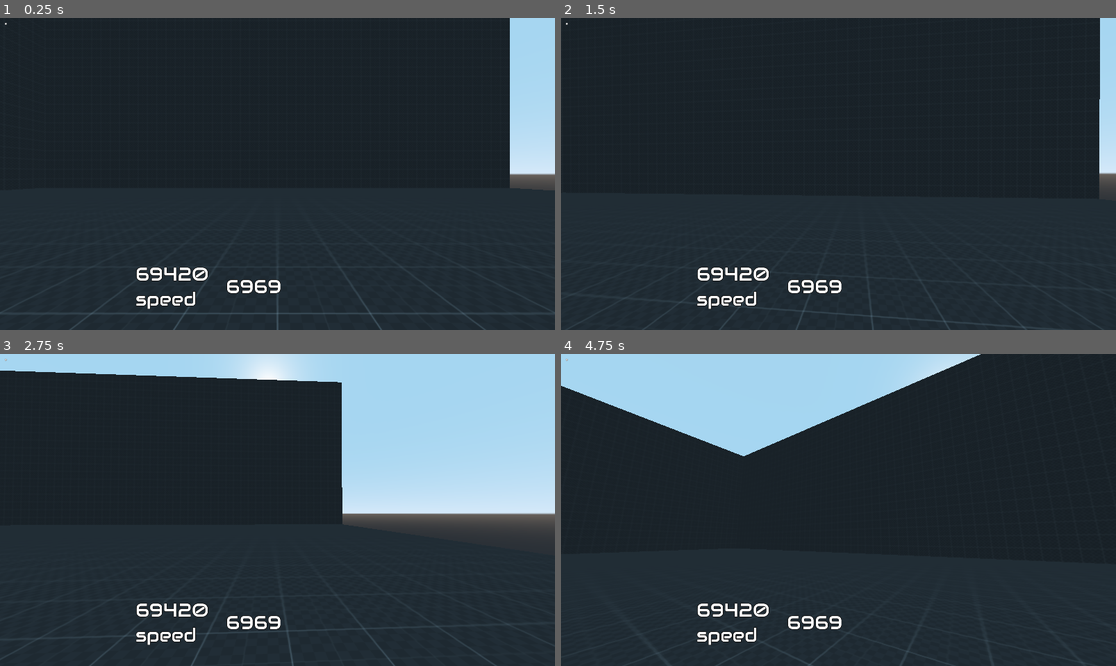
Above: before the commit, frames 1-4 (two rows, left to right).
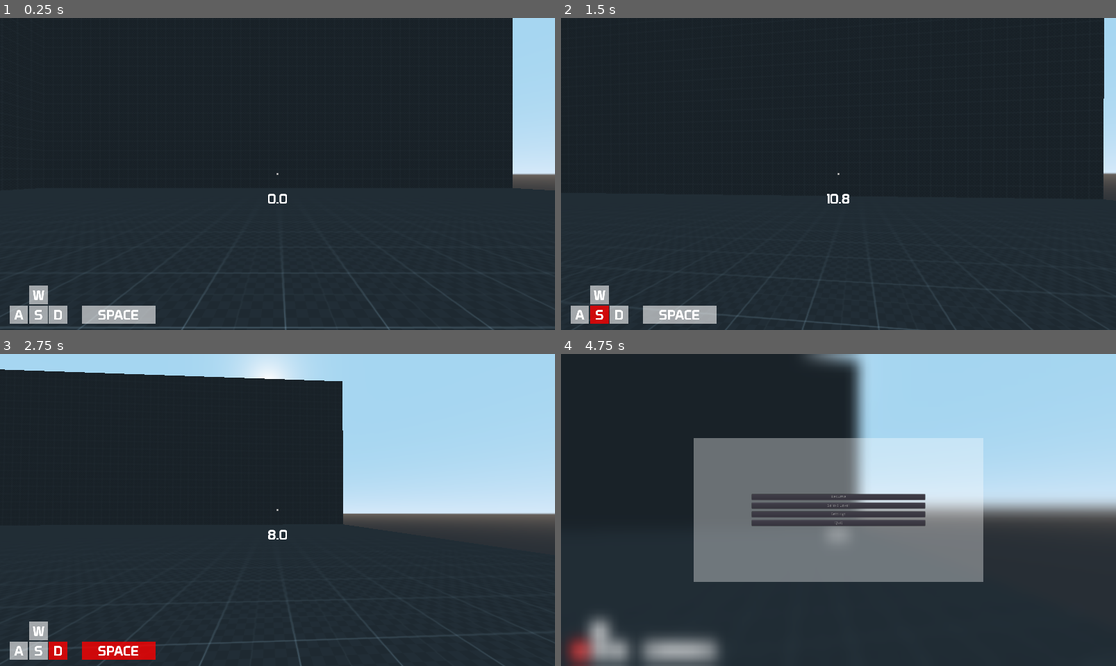
Above: after the commit, the same moments.

Repository: 2nafish117/bunnyhop
Game: Godot game, scene res://Src/Maps/Main.tscn
The game is run twice, just before and just after one commit, with the same random seed, the same clock (stepped at 60 frames per second) and the same inputs. The engine's default icon, where the game draws it, is replaced by a stand-in: a white triangle on a blue panel in a dark square.
Inputs (mouse positions are in pixels of both pictures, inside the frame that each line leads up to):
- Up to frame 1 (0.25 s): no input
- Up to frame 2 (1.5 s): tap Enter at 0.5 s; move the mouse to (866, 174) at 0.52 s; hold D (move_right) 0.53-1.28 s; hold W (move_front) 0.53-1.28 s; tap Space (action_jump) at 0.77, 0.8, 1.07, 1.35 s; move the mouse to (810, 174) at 1.27 s; hold S (move_back) from 1.28 s (still down)
- Up to frame 3 (2.75 s): tap Space (action_jump) at 1.52, 1.82 s; tap W (move_front) at 1.55 s; move the mouse to (288, 503) at 2.02 s; release S (move_back) at 2.03 s; hold D (move_right) from 2.03 s (still down); hold Space (action_jump) from 2.03 s (still down); tap E (action_interact) at 2.1 s
- Up to frame 4 (4.75 s): move the mouse to (832, 516) at 2.77 s; release Space (action_jump) at 2.78 s; click (832, 516) at 2.85 s; tap Space (action_jump) at 3.02, 3.32, 3.77, 3.8, 4.07, 4.52 s; tap W (move_front) at 3.05, 4.35 s; move the mouse to (877, 513) at 3.52 s; release D (move_right) at 3.53 s; hold Right mouse button (fire_secondary) 3.53-4.28 s; hold A (move_left) from 3.53 s (still down); tap Escape (ui_cancel) at 4.15 s; move the mouse to (672, 463) at 4.27 s

The runs differ from the first frame. In frame 1, 3.5% of the frame differs, in the area x 0-100%, y 0-100%; in frame 2, 3.2%; in frame 3, 3.2%; in frame 4, 58%.

Commit message:
add hud and menus

Diff:
--- a/Src/Autoloads/Dbg/DbgDraw.gd
+++ b/Src/Autoloads/Dbg/DbgDraw.gd
@@ -8,18 +8,18 @@
 	var color: Color
 	var width: float
 
-	func _init(from: Vector3, to: Vector3, color: Color, width: float) -> void:
-		self.from = from
-		self.to = to
-		self.color = color
-		self.width = width
+	func _init(_from: Vector3, _to: Vector3, _color: Color, _width: float) -> void:
+		self.from = _from
+		self.to = _to
+		self.color = _color
+		self.width = _width
 
 #func draw_line_interpolated(from: Vector3, to: Vector3, color: Color = Color(1.0, 0.0, 0.0, 1.0), width: float = 0.025)
 
 func draw_line(from: Vector3, to: Vector3, color: Color = Color(1.0, 0.0, 0.0, 1.0), width: float = 0.025):
 	lines.append(Line.new(from, to, color, width))
 
-func _process(delta: float) -> void:
+func _process(_delta: float) -> void:
 	clear()
 
 	for line in lines:
--- a/Src/Autoloads/PauseMenuTemporary/Blur.gd
+++ b/Src/Autoloads/PauseMenuTemporary/Blur.gd
@@ -6,5 +6,5 @@
 func blur(_darken_value: float, blur_value: float, duration: float):
 	$Tween.interpolate_property(get_material(), "shader_param/amount", null, blur_value, duration, Tween.TRANS_LINEAR, Tween.EASE_OUT)
 	$Tween.start()
-	# $Tween2.interpolate_property(self, "self_modulate", null, Color(darken_value, darken_value, darken_value), duration, Tween.TRANS_LINEAR, Tween.EASE_OUT)
-	# $Tween2.start()
+	#$Tween2.interpolate_property(self, "self_modulate", null, Color(darken_value, darken_value, darken_value), duration, Tween.TRANS_LINEAR, Tween.EASE_OUT)
+	#$Tween2.start()
--- a/Src/Autoloads/PauseMenuTemporary/LevelSelectMenu.tscn
+++ b/Src/Autoloads/PauseMenuTemporary/LevelSelectMenu.tscn
@@ -1,7 +1,5 @@
-[gd_scene load_steps=5 format=2]
+[gd_scene load_steps=3 format=2]
 
-[ext_resource path="res://Src/Maps/Arena1.tscn" type="PackedScene" id=1]
-[ext_resource path="res://Src/Maps/Arena2.tscn" type="PackedScene" id=2]
 [ext_resource path="res://Src/Autoloads/PauseMenuTemporary/LevelButton.tscn" type="PackedScene" id=3]
 [ext_resource path="res://Src/Autoloads/PauseMenuTemporary/LevelSelectMenu.gd" type="Script" id=4]
 
@@ -52,14 +50,12 @@
 [node name="Button" parent="VBoxContainer/Levels" instance=ExtResource( 3 )]
 margin_right = 600.0
 text = "Arena1"
-scene = ExtResource( 1 )
 
 [node name="Button2" parent="VBoxContainer/Levels" instance=ExtResource( 3 )]
 margin_top = 30.0
 margin_right = 600.0
 margin_bottom = 50.0
 text = "Arena2"
-scene = ExtResource( 2 )
 
 [node name="Back" type="Button" parent="VBoxContainer"]
 margin_left = 279.0
--- a/Src/Autoloads/PauseMenuTemporary/MainMenu.tscn
+++ b/Src/Autoloads/PauseMenuTemporary/MainMenu.tscn
@@ -61,6 +61,7 @@
 __meta__ = {
 "_edit_use_anchors_": false
 }
+
 [connection signal="pressed" from="VBoxContainer/Resume" to="." method="_on_Resume_pressed"]
 [connection signal="pressed" from="VBoxContainer/Select Level" to="." method="_on_Select_Level_pressed"]
 [connection signal="pressed" from="VBoxContainer/Settings" to="." method="_on_Settings_pressed"]
--- a/Src/Autoloads/PauseMenuTemporary/PauseMenuTemporary.tscn
+++ b/Src/Autoloads/PauseMenuTemporary/PauseMenuTemporary.tscn
@@ -1,24 +1,25 @@
-[gd_scene load_steps=10 format=2]
+[gd_scene load_steps=11 format=2]
 
 [ext_resource path="res://Src/Autoloads/PauseMenuTemporary/MainMenu.tscn" type="PackedScene" id=1]
 [ext_resource path="res://Src/Autoloads/PauseMenuTemporary/PauseMenuTemporary.gd" type="Script" id=2]
 [ext_resource path="res://Src/Autoloads/PauseMenuTemporary/LevelSelectMenu.tscn" type="PackedScene" id=3]
 [ext_resource path="res://Src/Autoloads/PauseMenuTemporary/SettingsMenu.tscn" type="PackedScene" id=4]
 [ext_resource path="res://Src/Autoloads/PauseMenuTemporary/ThemeTemporary.tres" type="Theme" id=5]
+[ext_resource path="res://icon.png" type="Texture" id=6]
 [ext_resource path="res://Src/Autoloads/PauseMenuTemporary/Blur.gd" type="Script" id=7]
 
 [sub_resource type="Shader" id=1]
 code = "shader_type canvas_item;
 
-uniform float amount: hint_range(0.0, 5.0);
+uniform float amount : hint_range(0.0, 5.0);
 
 void fragment() {
-	COLOR.rgb = textureLod(SCREEN_TEXTURE, SCREEN_UV, amount).rgb;
+	COLOR = textureLod(SCREEN_TEXTURE, SCREEN_UV, amount);
 }"
 
 [sub_resource type="ShaderMaterial" id=2]
 shader = SubResource( 1 )
-shader_param/amount = 0.0
+shader_param/amount = 3.417
 
 [sub_resource type="StyleBoxFlat" id=3]
 bg_color = Color( 1, 1, 1, 1 )
@@ -33,6 +34,7 @@
 anchor_right = 1.0
 anchor_bottom = 1.0
 mouse_filter = 2
+texture = ExtResource( 6 )
 expand = true
 script = ExtResource( 7 )
 __meta__ = {
@@ -70,4 +72,5 @@
 
 [node name="LevelSelectMenu" parent="PauseMenuTemporary" instance=ExtResource( 3 )]
 visible = false
+
 [connection signal="toggle_pause" from="PauseMenuTemporary/MainMenu" to="." method="_on_MainMenu_toggle_pause"]
--- a/Src/DefualtTheme.tres
+++ b/Src/DefualtTheme.tres
@@ -1,11 +1,9 @@
 [gd_resource type="Theme" load_steps=3 format=2]
 
-[ext_resource path="res://Assets/Audiowide-Regular.ttf" type="DynamicFontData" id=1]
+[ext_resource path="res://Assets/Prototype.ttf" type="DynamicFontData" id=1]
 
 [sub_resource type="DynamicFont" id=1]
-size = 64
-outline_size = 2
-outline_color = Color( 0.0784314, 0.0784314, 0.0784314, 1 )
+size = 48
 use_mipmaps = true
 use_filter = true
 font_data = ExtResource( 1 )
--- /dev/null
+++ b/Src/Entities/FpPlayer/FpHud/FpHud.gd
@@ -0,0 +1,6 @@
+extends CanvasLayer
+
+onready var speed_label := $MousePassHud/Top/Speed
+
+func set_speed(val: float) -> void:
+	speed_label.text = String(val).pad_decimals(1)
--- /dev/null
+++ b/Src/Entities/FpPlayer/FpHud/FpHud.tscn
@@ -0,0 +1,211 @@
+[gd_scene load_steps=7 format=2]
+
+[ext_resource path="res://Assets/crosshair_8.png" type="Texture" id=1]
+[ext_resource path="res://Assets/white.png" type="Texture" id=2]
+[ext_resource path="res://Src/Entities/FpPlayer/FpHud/Keys.gd" type="Script" id=3]
+[ext_resource path="res://Src/Entities/FpPlayer/FpHud/MousePassHud.gd" type="Script" id=4]
+[ext_resource path="res://Src/DefualtTheme.tres" type="Theme" id=5]
+[ext_resource path="res://Src/Entities/FpPlayer/FpHud/FpHud.gd" type="Script" id=6]
+
+[node name="FpHud" type="CanvasLayer"]
+script = ExtResource( 6 )
+
+[node name="MousePassHud" type="Control" parent="."]
+anchor_right = 1.0
+anchor_bottom = 1.0
+script = ExtResource( 4 )
+__meta__ = {
+"_edit_lock_": true,
+"_edit_use_anchors_": false
+}
+
+[node name="CenterContainer" type="CenterContainer" parent="MousePassHud"]
+anchor_right = 1.0
+anchor_bottom = 1.0
+__meta__ = {
+"_edit_group_": true,
+"_edit_lock_": true,
+"_edit_use_anchors_": false
+}
+
+[node name="Crosshair" type="TextureRect" parent="MousePassHud/CenterContainer"]
+margin_left = 956.0
+margin_top = 536.0
+margin_right = 964.0
+margin_bottom = 544.0
+texture = ExtResource( 1 )
+__meta__ = {
+"_edit_use_anchors_": false
+}
+
+[node name="Top" type="CenterContainer" parent="MousePassHud"]
+anchor_left = 0.5
+anchor_top = 0.5
+anchor_right = 0.5
+anchor_bottom = 0.5
+margin_left = -960.0
+margin_top = 27.0
+margin_right = 960.0
+margin_bottom = 145.0
+theme = ExtResource( 5 )
+__meta__ = {
+"_edit_use_anchors_": false
+}
+
+[node name="Speed" type="Label" parent="MousePassHud/Top"]
+margin_left = 931.0
+margin_top = 30.0
+margin_right = 988.0
+margin_bottom = 87.0
+text = "24"
+__meta__ = {
+"_edit_use_anchors_": false
+}
+
+[node name="Bottom" type="HBoxContainer" parent="MousePassHud"]
+anchor_top = 1.0
+anchor_right = 1.0
+anchor_bottom = 1.0
+margin_top = -153.0
+margin_bottom = -10.0
+theme = ExtResource( 5 )
+__meta__ = {
+"_edit_use_anchors_": false
+}
+
+[node name="MarginContainer" type="MarginContainer" parent="MousePassHud/Bottom"]
+margin_right = 29.0
+margin_bottom = 143.0
+custom_constants/margin_right = 29
+
+[node name="Keys" type="VBoxContainer" parent="MousePassHud/Bottom"]
+margin_left = 33.0
+margin_right = 539.0
+margin_bottom = 143.0
+script = ExtResource( 3 )
+
+[node name="top" type="HBoxContainer" parent="MousePassHud/Bottom/Keys"]
+margin_right = 506.0
+margin_bottom = 64.0
+
+[node name="MarginContainer" type="MarginContainer" parent="MousePassHud/Bottom/Keys/top"]
+margin_right = 64.0
+margin_bottom = 64.0
+custom_constants/margin_right = 64
+
+[node name="W" type="TextureButton" parent="MousePassHud/Bottom/Keys/top"]
+self_modulate = Color( 1, 1, 1, 0.588235 )
+margin_left = 68.0
+margin_right = 132.0
+margin_bottom = 64.0
+texture_normal = ExtResource( 2 )
+
+[node name="Label" type="Label" parent="MousePassHud/Bottom/Keys/top/W"]
+anchor_left = 0.5
+anchor_top = 0.5
+anchor_right = 0.5
+anchor_bottom = 0.5
+margin_left = -21.5
+margin_top = -28.5
+margin_right = 21.5
+margin_bottom = 28.5
+text = "W"
+__meta__ = {
+"_edit_use_anchors_": false
+}
+
+[node name="bottom" type="HBoxContainer" parent="MousePassHud/Bottom/Keys"]
+margin_top = 68.0
+margin_right = 506.0
+margin_bottom = 132.0
+
+[node name="A" type="TextureButton" parent="MousePassHud/Bottom/Keys/bottom"]
+self_modulate = Color( 1, 1, 1, 0.588235 )
+margin_right = 64.0
+margin_bottom = 64.0
+texture_normal = ExtResource( 2 )
+
+[node name="Label2" type="Label" parent="MousePassHud/Bottom/Keys/bottom/A"]
+anchor_left = 0.5
+anchor_top = 0.5
+anchor_right = 0.5
+anchor_bottom = 0.5
+margin_left = -17.0
+margin_top = -28.5
+margin_right = 17.0
+margin_bottom = 28.5
+text = "A"
+__meta__ = {
+"_edit_use_anchors_": false
+}
+
+[node name="S" type="TextureButton" parent="MousePassHud/Bottom/Keys/bottom"]
+self_modulate = Color( 1, 1, 1, 0.588235 )
+margin_left = 68.0
+margin_right = 132.0
+margin_bottom = 64.0
+texture_normal = ExtResource( 2 )
+
+[node name="Label3" type="Label" parent="MousePassHud/Bottom/Keys/bottom/S"]
+anchor_left = 0.5
+anchor_top = 0.5
+anchor_right = 0.5
+anchor_bottom = 0.5
+margin_left = -15.0
+margin_top = -28.5
+margin_right = 15.0
+margin_bottom = 28.5
+text = "S"
+__meta__ = {
+"_edit_use_anchors_": false
+}
+
+[node name="D" type="TextureButton" parent="MousePassHud/Bottom/Keys/bottom"]
+self_modulate = Color( 1, 1, 1, 0.588235 )
+margin_left = 136.0
+margin_right = 200.0
+margin_bottom = 64.0
+texture_normal = ExtResource( 2 )
+
+[node name="Label4" type="Label" parent="MousePassHud/Bottom/Keys/bottom/D"]
+anchor_left = 0.5
+anchor_top = 0.5
+anchor_right = 0.5
+anchor_bottom = 0.5
+margin_left = -15.5
+margin_top = -28.5
+margin_right = 15.5
+margin_bottom = 28.5
+text = "D"
+__meta__ = {
+"_edit_use_anchors_": false
+}
+
+[node name="MarginContainer" type="MarginContainer" parent="MousePassHud/Bottom/Keys/bottom"]
+margin_left = 204.0
+margin_right = 246.0
+margin_bottom = 64.0
+custom_constants/margin_right = 42
+
+[node name="Space" type="TextureButton" parent="MousePassHud/Bottom/Keys/bottom"]
+self_modulate = Color( 1, 1, 1, 0.588235 )
+margin_left = 250.0
+margin_right = 506.0
+margin_bottom = 64.0
+rect_min_size = Vector2( 256, 0 )
+texture_normal = ExtResource( 2 )
+expand = true
+
+[node name="Label5" type="Label" parent="MousePassHud/Bottom/Keys/bottom/Space"]
+anchor_left = 0.5
+anchor_top = 0.5
+anchor_right = 0.5
+anchor_bottom = 0.5
+margin_left = -73.0
+margin_top = -28.0
+margin_right = 74.0
+margin_bottom = 29.0
+text = "SPACE"
+__meta__ = {
+"_edit_use_anchors_": false
+}
--- /dev/null
+++ b/Src/Entities/FpPlayer/FpHud/Keys.gd
@@ -0,0 +1,36 @@
+extends VBoxContainer
+
+export(Color) var default_color = Color(1, 1, 1, 0.588235)
+export(Color) var pressed_color = Color(1, 0, 0, 0.784314)
+
+onready var w_key := $top/W
+onready var a_key := $bottom/A
+onready var s_key := $bottom/S
+onready var d_key := $bottom/D
+onready var space_key := $bottom/Space
+
+func _physics_process(delta: float) -> void:
+	if Input.get_action_strength("move_front") > 0:
+		w_key.self_modulate = pressed_color
+	else:
+		w_key.self_modulate = default_color
+
+	if Input.get_action_strength("move_left") > 0:
+		a_key.self_modulate = pressed_color
+	else:
+		a_key.self_modulate = default_color
+
+	if Input.get_action_strength("move_right") > 0:
+		d_key.self_modulate = pressed_color
+	else:
+		d_key.self_modulate = default_color
+
+	if Input.get_action_strength("move_back") > 0:
+		s_key.self_modulate = pressed_color
+	else:
+		s_key.self_modulate = default_color
+
+	if Input.get_action_strength("action_jump") > 0:
+		space_key.self_modulate = pressed_color
+	else:
+		space_key.self_modulate = default_color
--- a/Src/Entities/FpPlayer/MousePassHud.gd
+++ b/Src/Entities/FpPlayer/FpHud/MousePassHud.gd
@@ -1,7 +1,7 @@
 extends Control
 
 func get_all_nested_children(node: Node):
-	var all_children = []
+	var all_children = [node]
 	for c in node.get_children():
 		all_children.append(c)
 		if c.get_child_count() > 0:
--- a/Src/Entities/FpPlayer/FpPlayer.gd
+++ b/Src/Entities/FpPlayer/FpPlayer.gd
@@ -11,26 +11,34 @@
 var velocity_prev: Vector3
 var velocity_now: Vector3
 
+var move_direction_prev: Vector3
+var move_direction_now: Vector3
+
 func _ready() -> void:
-	Input.set_mouse_mode(Input.MOUSE_MODE_CAPTURED)
+	#Input.set_mouse_mode(Input.MOUSE_MODE_CAPTURED)
+	pass
 
-func _process(delta: float) -> void:
+func draw_movement_arrows() -> void:
 	var interpolated_velocity = velocity_prev.linear_interpolate(velocity_now, Engine.get_physics_interpolation_fraction())
-	var from: Vector3 = fp_camera.get_interpolated_global_transform().origin + Vector3.DOWN * 1.1
+	var from: Vector3 = fp_camera.get_interpolated_global_transform().origin + Vector3.DOWN * 1.0
 	var to: Vector3 = from + interpolated_velocity * 0.15
 	DbgDraw.draw_line(from, to)
 
-	DbgDraw.draw_line(from, from + fp_movement.move_direction * 0.5, Color(0.0, 1.0, 0.0, 1.0))
+	from += Vector3.UP * 0.1
+	var interpolated_move_direction = move_direction_prev.linear_interpolate(move_direction_now, Engine.get_physics_interpolation_fraction())
+	DbgDraw.draw_line(from, from + interpolated_move_direction * 0.5, Color(0.0, 1.0, 0.0, 1.0))
+
+func _process(_delta: float) -> void:
+	draw_movement_arrows()
 
 func _physics_process(delta: float) -> void:
-	if Input.is_action_just_pressed("ui_cancel"):
-		if Input.get_mouse_mode() == Input.MOUSE_MODE_CAPTURED:
-			Input.set_mouse_mode(Input.MOUSE_MODE_VISIBLE)
-		else:
-			Input.set_mouse_mode(Input.MOUSE_MODE_CAPTURED)
 
 	fp_input.update_input(delta)
 	fp_movement.update_movement(self, delta)
 
 	velocity_prev = velocity_now
 	velocity_now = fp_movement.velocity
+	$FpHud.set_speed(velocity_now.length())
+
+	move_direction_prev = move_direction_now
+	move_direction_now = fp_movement.move_direction
--- a/Src/Entities/FpPlayer/FpPlayer.tscn
+++ b/Src/Entities/FpPlayer/FpPlayer.tscn
@@ -1,7 +1,7 @@
 [gd_scene load_steps=7 format=2]
 
 [ext_resource path="res://Src/Entities/FpPlayer/FpCamera/FpCamera.tscn" type="PackedScene" id=1]
-[ext_resource path="res://Src/Entities/FpPlayer/PlayerHud.tscn" type="PackedScene" id=2]
+[ext_resource path="res://Src/Entities/FpPlayer/FpHud/FpHud.tscn" type="PackedScene" id=2]
 [ext_resource path="res://Src/Entities/FpPlayer/FpMovement.gd" type="Script" id=3]
 [ext_resource path="res://Src/Entities/FpPlayer/FpInput.gd" type="Script" id=4]
 [ext_resource path="res://Src/Entities/FpPlayer/FpPlayer.gd" type="Script" id=5]
@@ -26,4 +26,4 @@
 [node name="FpCamera" parent="." instance=ExtResource( 1 )]
 transform = Transform( 1, 0, 0, 0, 1, 0, 0, 0, 1, 0, 1.5, 0 )
 
-[node name="PlayerHud" parent="." instance=ExtResource( 2 )]
+[node name="FpHud" parent="." instance=ExtResource( 2 )]
--- a/Src/Entities/FpPlayer/PlayerHud.tscn
+++ /dev/null
@@ -1,86 +0,0 @@
-[gd_scene load_steps=4 format=2]
-
-[ext_resource path="res://Assets/crosshair_8.png" type="Texture" id=1]
-[ext_resource path="res://Src/DefualtTheme.tres" type="Theme" id=2]
-[ext_resource path="res://Src/Entities/FpPlayer/MousePassHud.gd" type="Script" id=3]
-
-[node name="PlayerHud" type="CanvasLayer"]
-
-[node name="MousePassHud" type="Control" parent="."]
-margin_right = 40.0
-margin_bottom = 40.0
-script = ExtResource( 3 )
-__meta__ = {
-"_edit_use_anchors_": false
-}
-
-[node name="CenterContainer" type="CenterContainer" parent="MousePassHud"]
-anchor_right = 1.0
-anchor_bottom = 1.0
-__meta__ = {
-"_edit_group_": true,
-"_edit_lock_": true,
-"_edit_use_anchors_": false
-}
-
-[node name="Crosshair" type="TextureRect" parent="MousePassHud/CenterContainer"]
-margin_left = 16.0
-margin_top = 16.0
-margin_right = 24.0
-margin_bottom = 24.0
-texture = ExtResource( 1 )
-__meta__ = {
-"_edit_use_anchors_": false
-}
-
-[node name="HBoxContainer" type="HBoxContainer" parent="MousePassHud"]
-anchor_top = 1.0
-anchor_right = 1.0
-anchor_bottom = 1.0
-margin_top = 805.0
-margin_right = 1403.0
-margin_bottom = 975.0
-theme = ExtResource( 2 )
-__meta__ = {
-"_edit_use_anchors_": false
-}
-
-[node name="MarginContainer" type="MarginContainer" parent="MousePassHud/HBoxContainer"]
-margin_right = 465.0
-margin_bottom = 170.0
-custom_constants/margin_right = 465
-
-[node name="VBoxContainer" type="VBoxContainer" parent="MousePassHud/HBoxContainer"]
-margin_left = 469.0
-margin_right = 722.0
-margin_bottom = 170.0
-
-[node name="Speed" type="Label" parent="MousePassHud/HBoxContainer/VBoxContainer"]
-margin_right = 253.0
-margin_bottom = 83.0
-text = "69420"
-
-[node name="Label" type="Label" parent="MousePassHud/HBoxContainer/VBoxContainer"]
-margin_top = 87.0
-margin_right = 253.0
-margin_bottom = 170.0
-text = "speed"
-
-[node name="MarginContainer2" type="MarginContainer" parent="MousePassHud/HBoxContainer"]
-margin_left = 726.0
-margin_right = 778.0
-margin_bottom = 170.0
-custom_constants/margin_right = 52
-
-[node name="Acceleration" type="Label" parent="MousePassHud/HBoxContainer"]
-margin_left = 782.0
-margin_top = 43.0
-margin_right = 974.0
-margin_bottom = 126.0
-text = "6969"
-
-[node name="MarginContainer3" type="MarginContainer" parent="MousePassHud/HBoxContainer"]
-margin_left = 978.0
-margin_right = 1443.0
-margin_bottom = 170.0
-custom_constants/margin_right = 465
--- a/Src/Maps/Main.tscn
+++ b/Src/Maps/Main.tscn
@@ -6,6 +6,7 @@
 [node name="Spatial" type="Spatial"]
 
 [node name="FpPlayer" parent="." instance=ExtResource( 2 )]
+transform = Transform( 1, 0, 0, 0, 1, 0, 0, 0, 1, -0.0787491, 4.76837e-07, -0.182429 )
 
 [node name="MapGeometry" type="Spatial" parent="."]
 
--- a/project.godot
+++ b/project.godot
@@ -51,6 +51,7 @@
 [autoload]
 
 DbgDraw="*res://Src/Autoloads/Dbg/DbgDraw.tscn"
+PauseMenuTemporary="*res://Src/Autoloads/PauseMenuTemporary/PauseMenuTemporary.tscn"
 
 [display]
 
Binary file added: Assets/white.png
Not shown, added: Assets/white.png.import
Binary file added: Assets/white_64_30.png
Not shown, added: Assets/white_64_30.png.import
Binary file added: Assets/white_64_50.png
Not shown, added: Assets/white_64_50.png.import
